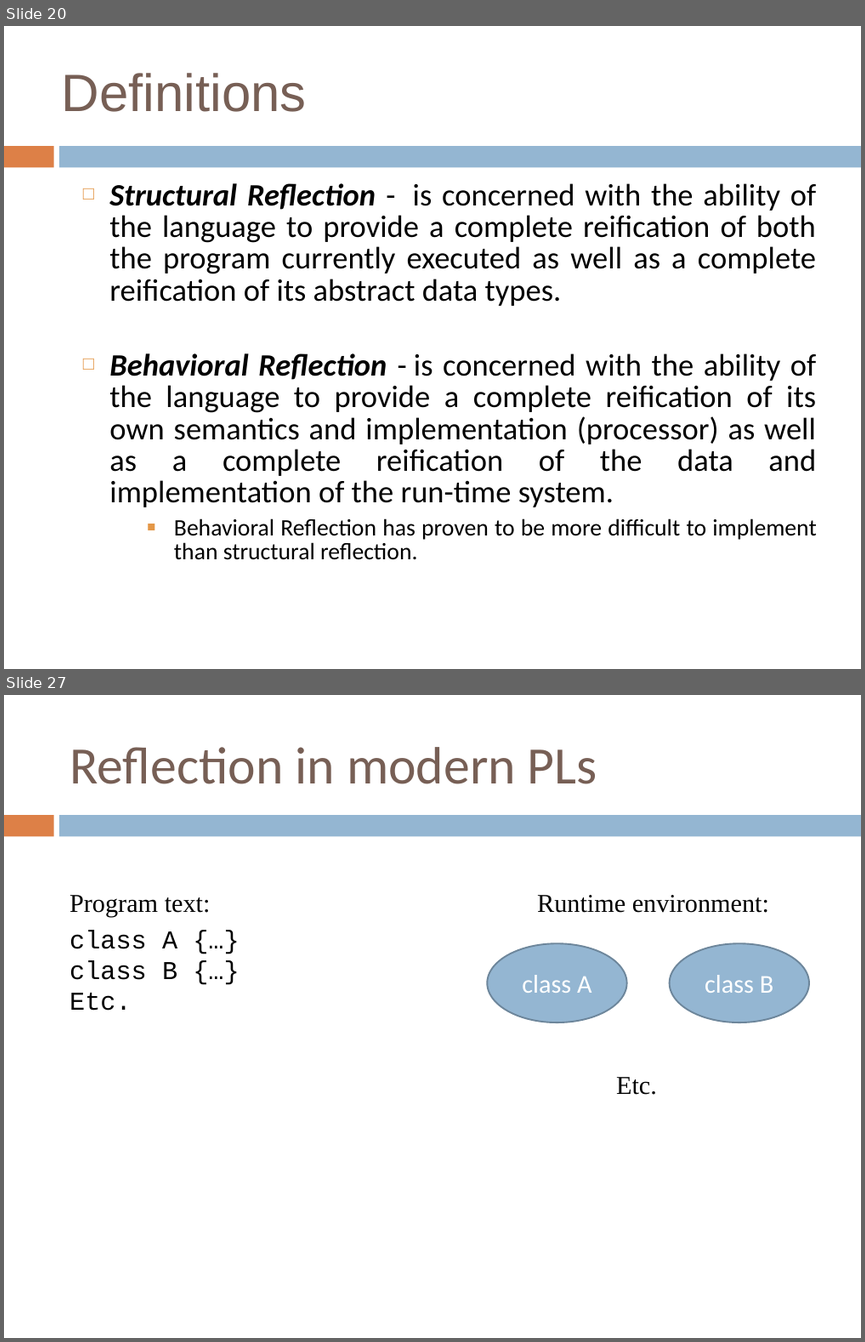
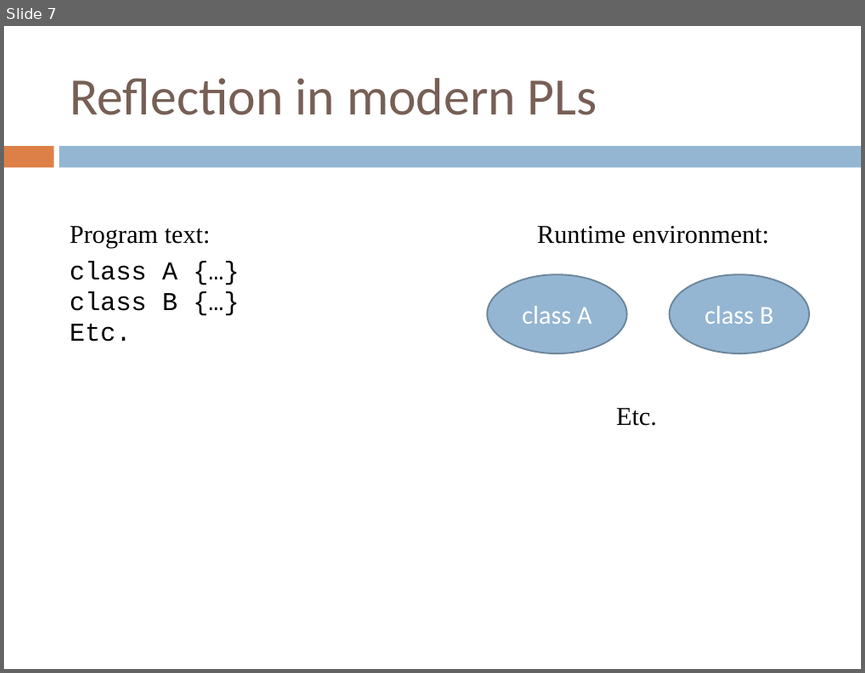
Before and after one commit to crista/EPS-slides, a slide deck: EPS-Reflection.pptx. Shown one above the other, each under a label of ours: slides 20 and 27 before the commit, slide 7 after it; the slides between them are not shown. The pictures are 865x1342 and 865x673 pixels, drawn with LibreOffice and Linux fonts; fonts in the diff are those of the drawing; background and template pictures are left out. Boxes give left, top, right and bottom in pixels: in the first picture for what was removed or moved away, otherwise in the second. Text is boxed around its words. In the diff, an @@ line names an element or a change of style, - is before the commit and + after.

```diff
--- a/EPS-Reflection.pptx
+++ b/EPS-Reflection.pptx
@@ slide 20 removed at (4,26,861,669), background picture (left out); not listed: 2 template elements that a slide beside it also shows @@
@@ title removed at (62,73,307,112) @@
-Definitions
@@ text removed at (109,183,816,560) @@
-  □ Structural Reflection - is concerned with the ability of the language to provide a complete reification of both the program currently executed as well as a complete reification of its abstract data types.
-  □ Behavioral Reflection - is concerned with the ability of the language to provide a complete reification of its own semantics and implementation (processor) as well as a complete reification of the data and implementation of the run-time system.
-      ■ Behavioral Reflection has proven to be more difficult to implement than structural reflection.
@@ what was slide 27 is now slide 7 @@
```
Also in this commit, not shown: 6 slides changed, 1 slide added, 24 other slides removed, 2 other files.
